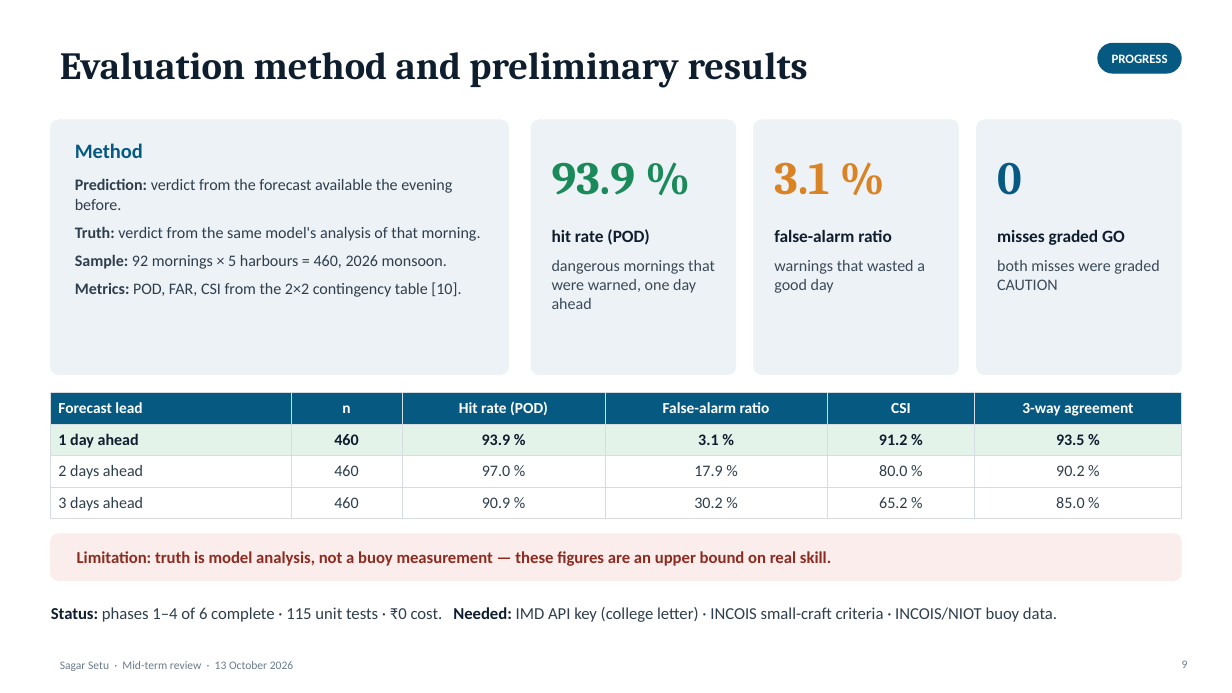
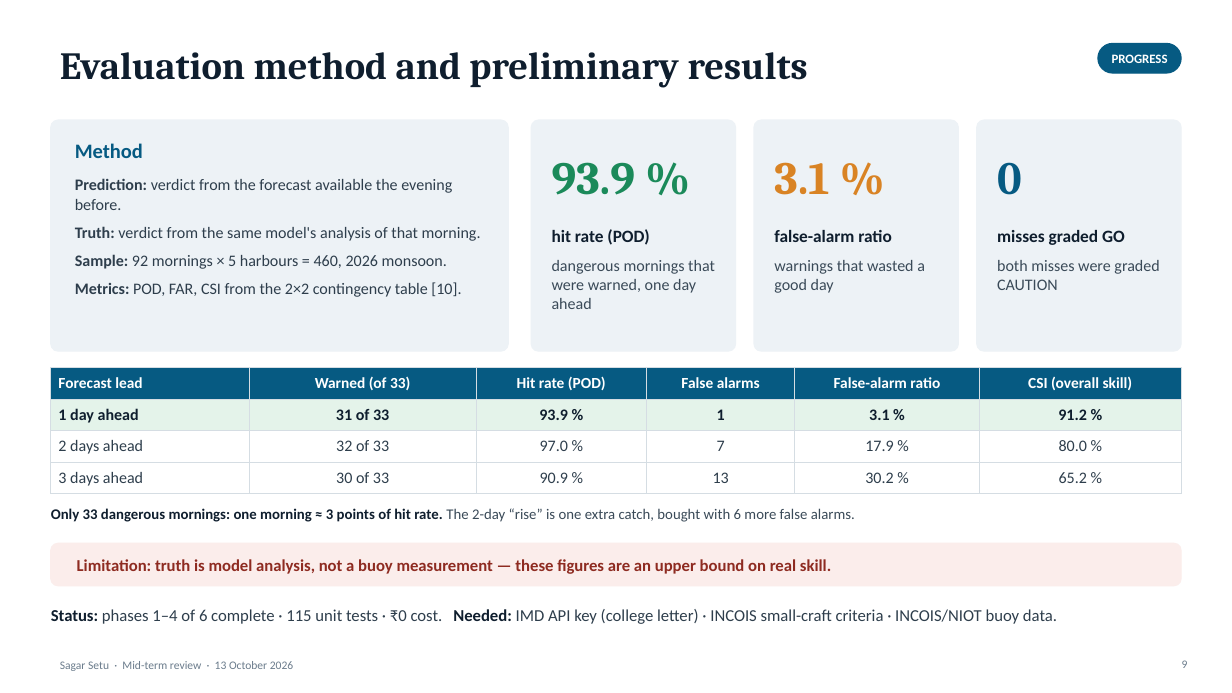
Before and after one commit to harshvsinghnorth/sagar-setu, a slide deck: slide 9 of docs/Sagar_Setu_MidTerm.pptx. Drawn at 1232x693 pixels with LibreOffice and Linux fonts; fonts in the diff are those of the drawing. Boxes give left, top, right and bottom in pixels: in the first picture for what was removed or moved away, otherwise in the second. Text is boxed around its words. In the diff, an @@ line names an element or a change of style, - is before the commit and + after.

```diff
--- a/docs/Sagar_Setu_MidTerm.pptx
+++ b/docs/Sagar_Setu_MidTerm.pptx
@@ rounded rectangle: place and size @@
-rounded rectangle at [51, 120, 508, 374]
+rounded rectangle at [51, 120, 508, 351]
@@ rounded rectangle at [51, 120, 508, 351]: proportions changed @@
@@ rounded rectangle: place and size @@
-rounded rectangle at [531, 120, 736, 374]
+rounded rectangle at [531, 120, 736, 351]
@@ rounded rectangle: place and size @@
-rounded rectangle at [754, 120, 958, 374]
+rounded rectangle at [754, 120, 958, 351]
@@ rounded rectangle: place and size @@
-rounded rectangle at [977, 120, 1181, 374]
+rounded rectangle at [977, 120, 1181, 351]
@@ table at [51, 368, 1181, 490] @@
-row 1: Forecast lead | n | Hit rate (POD) | False-alarm ratio | CSI | 3-way agreement
+row 1: Forecast lead | Warned (of 33) | Hit rate (POD) | False alarms | False-alarm ratio | CSI (overall skill)
-row 2: 1 day ahead | 460 | 93.9 % | 3.1 % | 91.2 % | 93.5 %
+row 2: 1 day ahead | 31 of 33 | 93.9 % | 1 | 3.1 % | 91.2 %
-row 3: 2 days ahead | 460 | 97.0 % | 17.9 % | 80.0 % | 90.2 %
+row 3: 2 days ahead | 32 of 33 | 97.0 % | 7 | 17.9 % | 80.0 %
-row 4: 3 days ahead | 460 | 90.9 % | 30.2 % | 65.2 % | 85.0 %
+row 4: 3 days ahead | 30 of 33 | 90.9 % | 13 | 30.2 % | 65.2 %
@@ table: place and size @@
-table at [51, 393, 1181, 515]
+table at [51, 368, 1181, 490]
@@ text added at [51, 508, 855, 522], 11.5 pt, text #3A4A58 @@
+Only 33 dangerous mornings: one morning ≈ 3 points of hit rate. The 2-day “rise” is one extra catch, bought with 6 more false alarms.
@@ rounded rectangle at [51, 543, 1181, 586]: proportions changed @@
@@ rounded rectangle: place and size @@
-rounded rectangle at [51, 534, 1181, 580]
+rounded rectangle at [51, 543, 1181, 586]
@@ text "Limitation: truth is model analysis, ...": place and size @@
-text "Limitation: truth is model analysis, ..." at [77, 551, 831, 566]
+text "Limitation: truth is model analysis, ..." at [77, 559, 831, 574]
```
Also in this commit, not shown: 8 other files.
